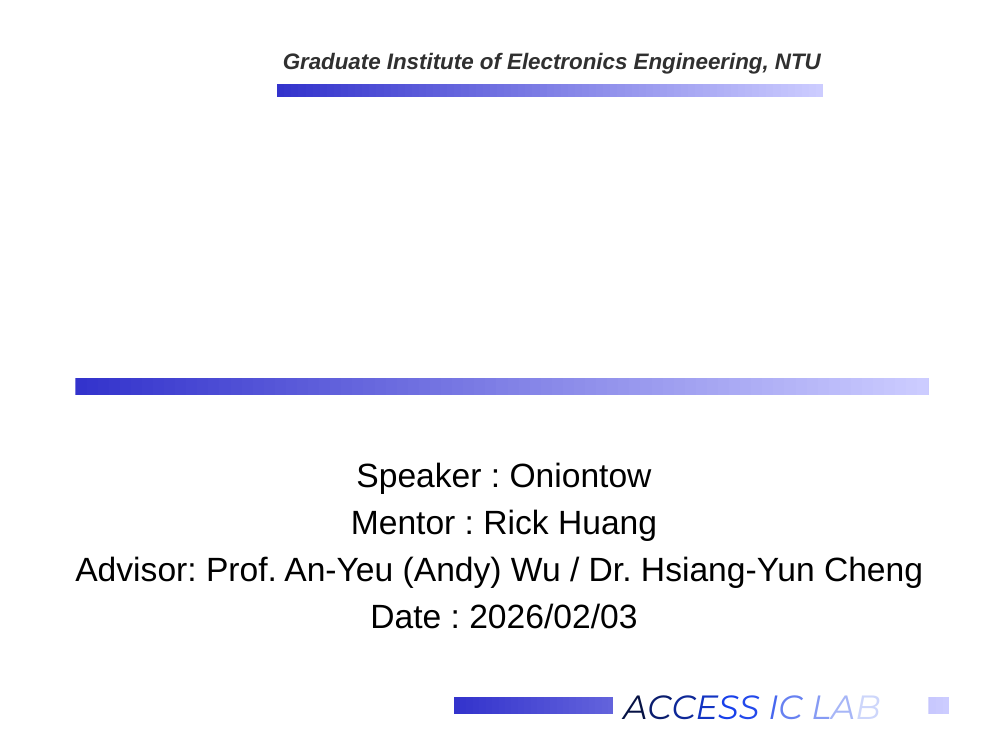
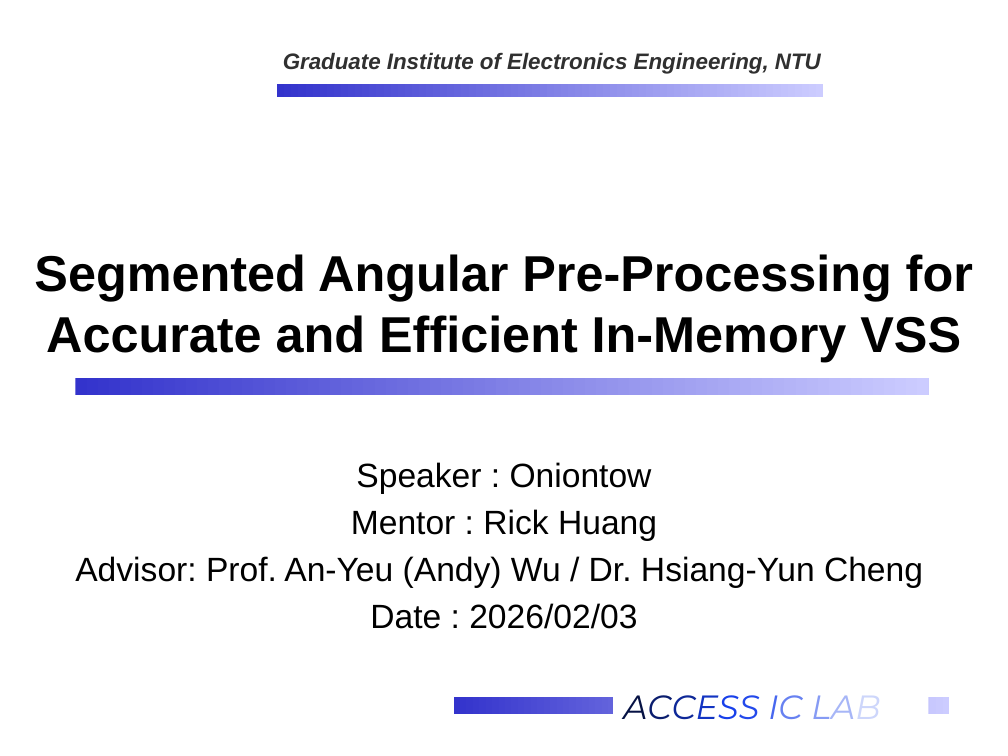
Before and after one commit to Oniontow/AndyWu_Project, a slide deck: slide 1 of ppt_mxic/MXIC_20260223.pptx. Drawn at 1008x756 pixels with LibreOffice and Linux fonts; fonts in the diff are those of the drawing; background and template pictures are left out. Boxes give left, top, right and bottom in pixels: in the first picture for what was removed or moved away, otherwise in the second. Text is boxed around its words. In the diff, an @@ line names an element or a change of style, - is before the commit and + after.

```diff
--- a/ppt_mxic/MXIC_20260223.pptx
+++ b/ppt_mxic/MXIC_20260223.pptx
@@ title added at box(34, 254, 973, 362), 36 pt, text #000000, bold @@
+Segmented Angular Pre-Processing for Accurate and Efficient In-Memory VSS
```
Also in this commit, not shown: 1 other slide changed, 5 slides added, 1 slide removed.
